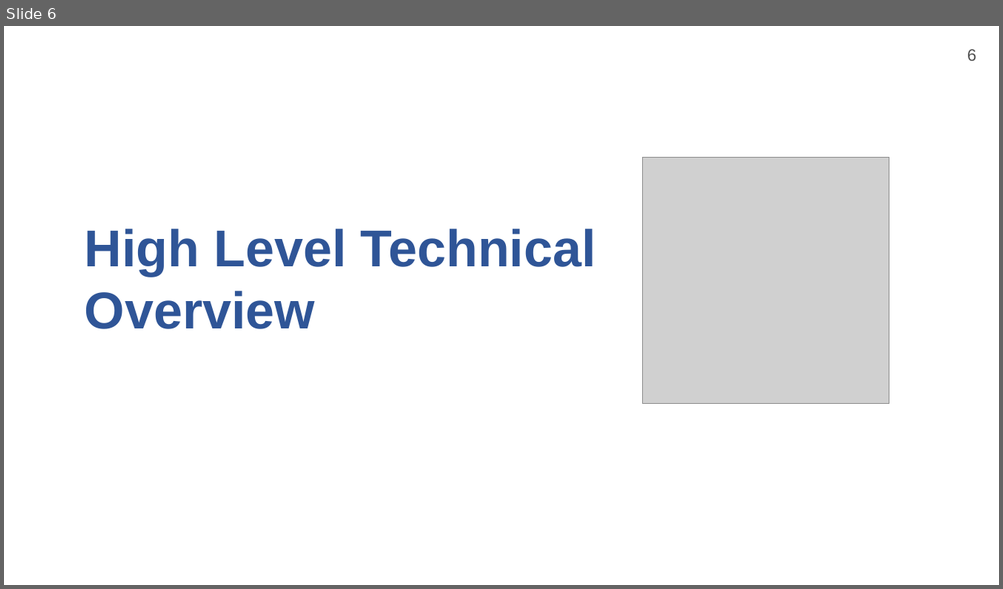
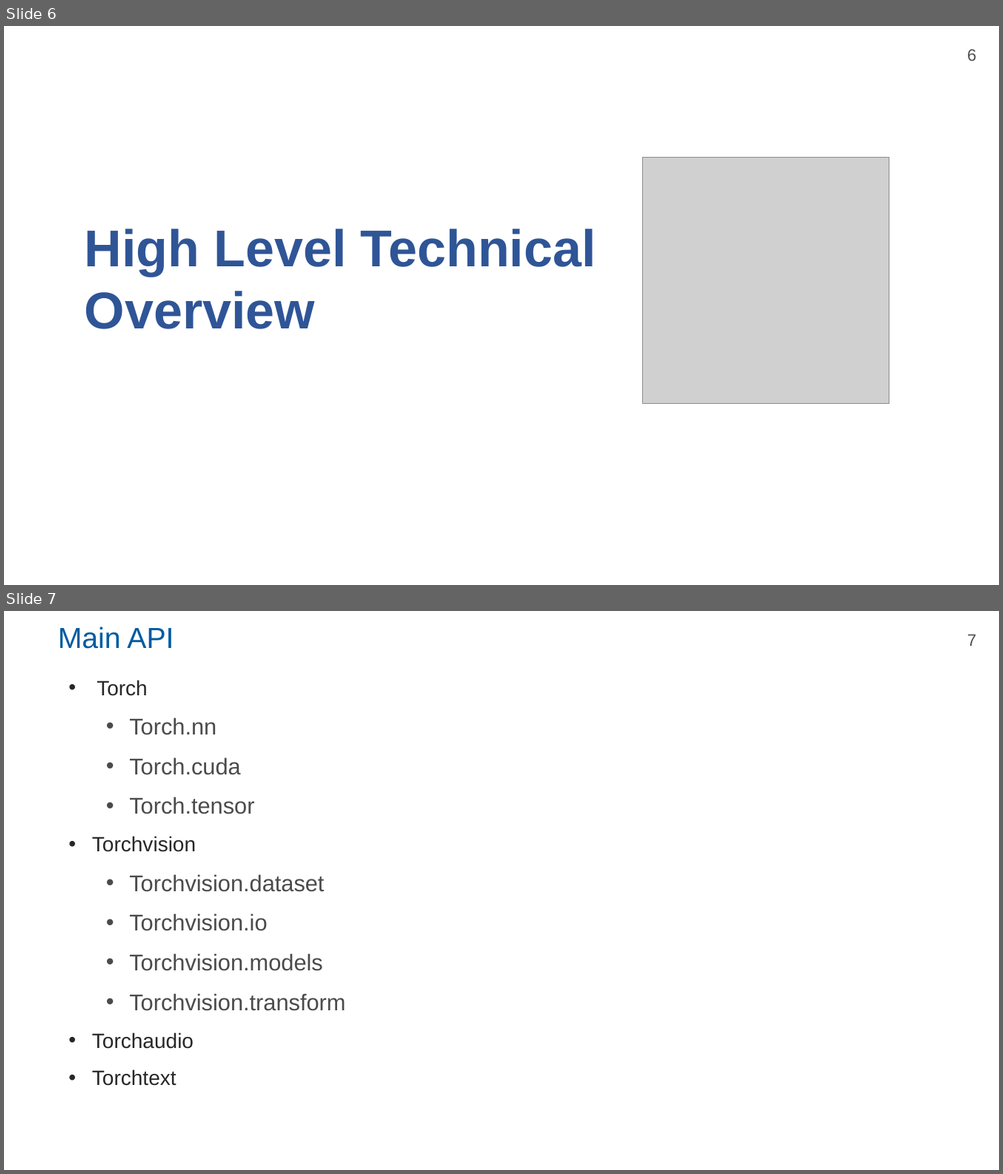
Before and after one commit to P4yDay/PyTorch, a slide deck: PyTorch.pptx. Shown one above the other, each under a label of ours: slide 6 before the commit, slides 6 and 7 after it. The pictures are 1003x589 and 1003x1174 pixels, drawn with LibreOffice and Linux fonts; fonts in the diff are those of the drawing; grey boxes stand for pictures; background and template pictures are left out. Boxes give left, top, right and bottom in pixels: in the first picture for what was removed or moved away, otherwise in the second. Text is boxed around its words. In the diff, an @@ line names an element or a change of style, - is before the commit and + after.

```diff
--- a/PyTorch.pptx
+++ b/PyTorch.pptx
@@ slide 7 added at (x1=4, y1=611, x2=999, y2=1170), background picture (left out); not listed: 1 template element that a slide beside it also shows @@
@@ title added at (x1=58, y1=627, x2=173, y2=649), 28 pt, text #005BA1 @@
+Main API
@@ text added at (x1=92, y1=680, x2=345, y2=1086), 22 pt, text #4B4B4B @@
+• Torch
+  • Torch.nn
+  • Torch.cuda
+  • Torch.tensor
+• Torchvision
+  • Torchvision.dataset
+  • Torchvision.io
+  • Torchvision.models
+  • Torchvision.transform
+• Torchaudio
+• Torchtext
```
Also in this commit, not shown: 3 slides changed, 2 other slides added, 4 slides removed.
